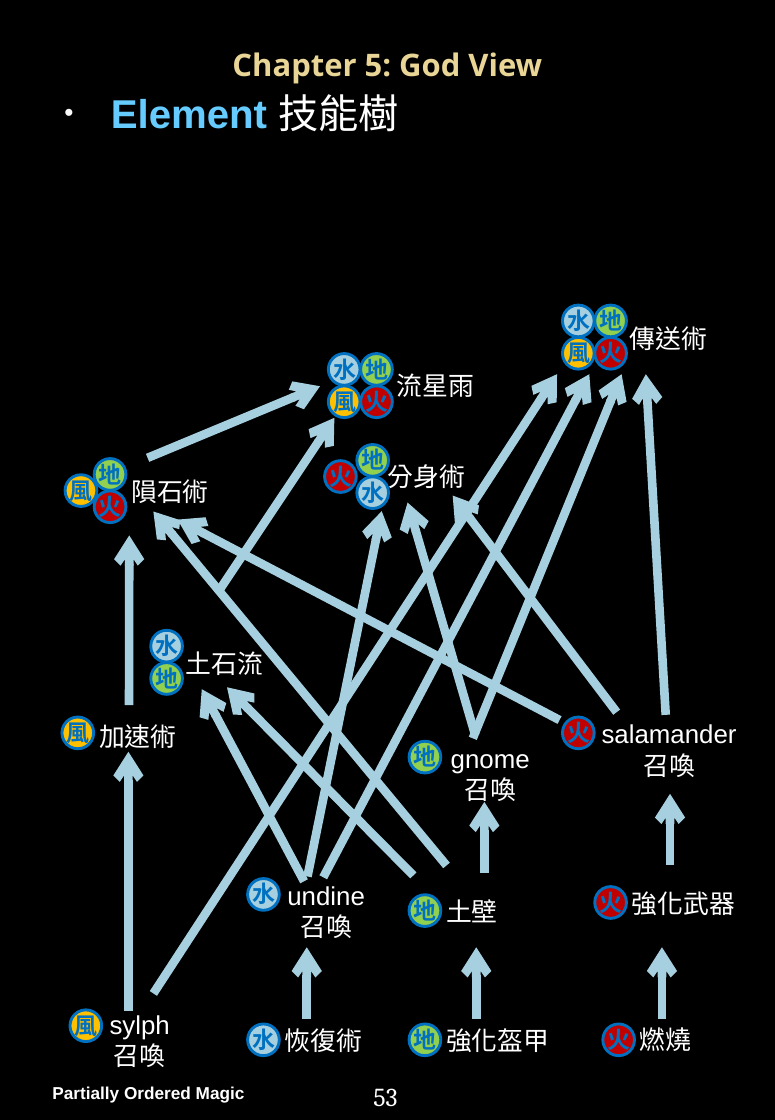
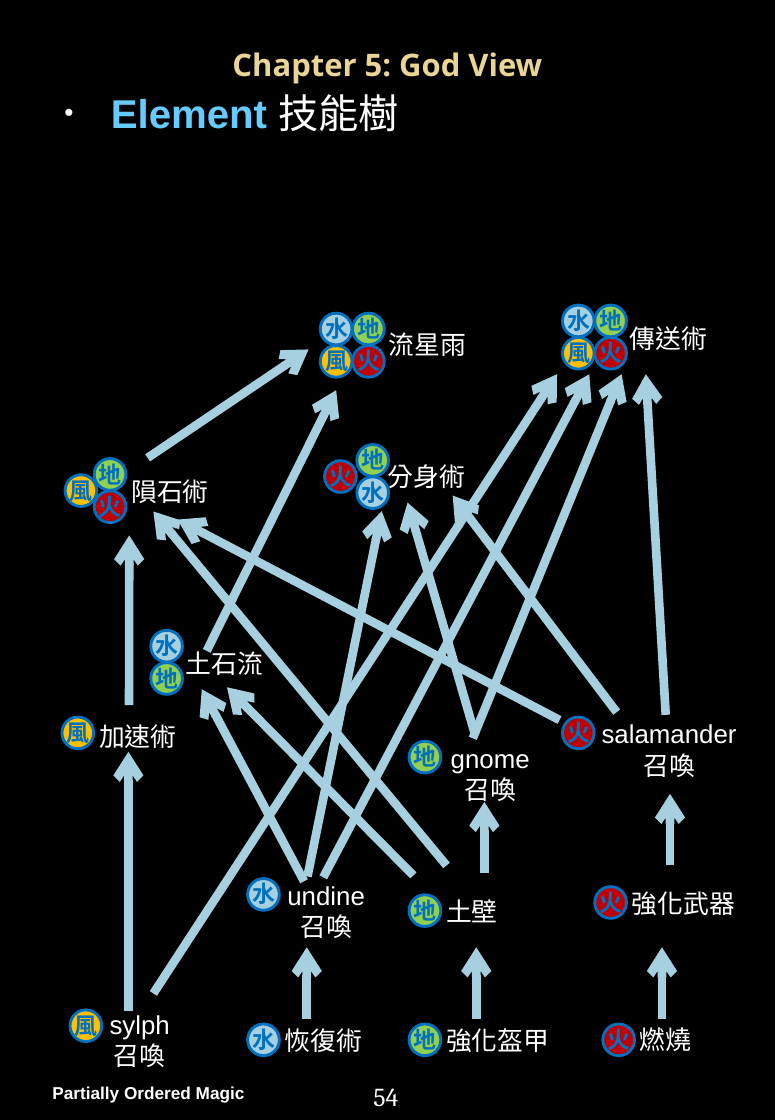
Before and after one commit to PartiallyOrderedMagic/PartiallyOrderedMagic.github.io, a slide deck: slide 55 of MyGame/Partially Ordered Magic Handbook.pptx (slide 54 before the commit). Drawn at 775x1120 pixels with LibreOffice and Linux fonts; fonts in the diff are those of the drawing; background and template pictures are left out. Boxes give left, top, right and bottom in pixels: in the first picture for what was removed or moved away, otherwise in the second. Text is boxed around its words. In the diff, an @@ line names an element or a change of style, - is before the commit and + after.

```diff
--- a/MyGame/Partially Ordered Magic Handbook.pptx
+++ b/MyGame/Partially Ordered Magic Handbook.pptx
@@ text "水" moved from (x1=333, y1=354, x2=356, y2=383) to (x1=325, y1=314, x2=348, y2=343) @@
@@ 4 ellipses, 3 texts moved together from (x1=329, y1=353, x2=475, y2=417) to (x1=320, y1=313, x2=467, y2=377) @@
@@ arrow moved from (148, 458) - (320, 386) to (148, 458) - (309, 349) @@
@@ text "風" moved from (x1=333, y1=387, x2=356, y2=416) to (x1=325, y1=346, x2=348, y2=375) @@
@@ arrow moved from (218, 592) - (335, 417) to (207, 651) - (336, 390) @@
@@ page number at (x1=373, y1=1088, x2=398, y2=1106): text changed @@
-53
+54
```
Also in this commit, not shown: 1 other slide changed, 1 slide added, 1 other file.
